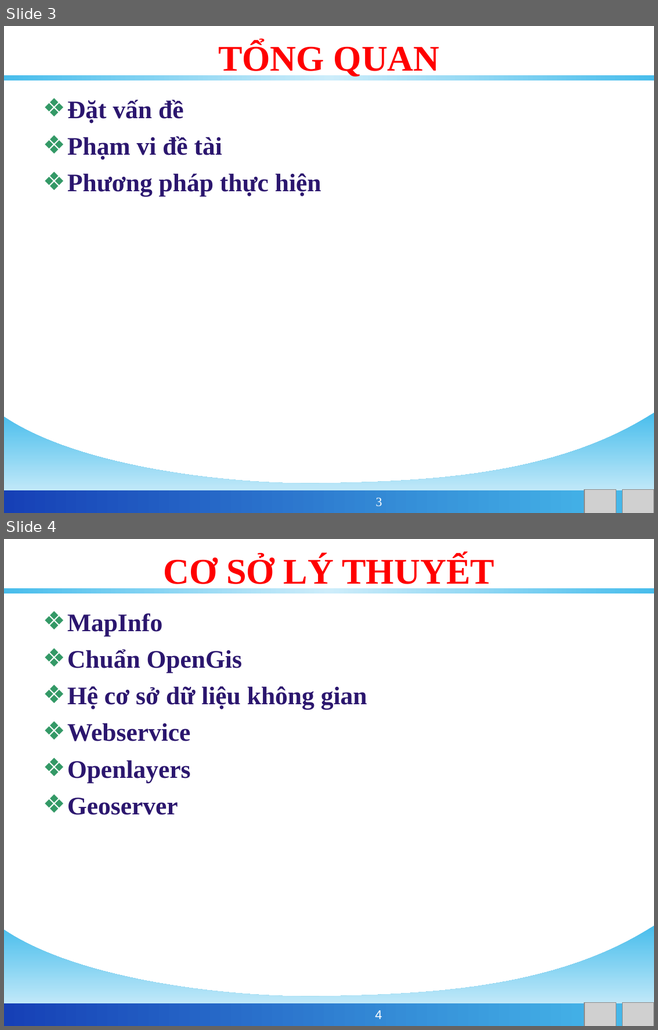
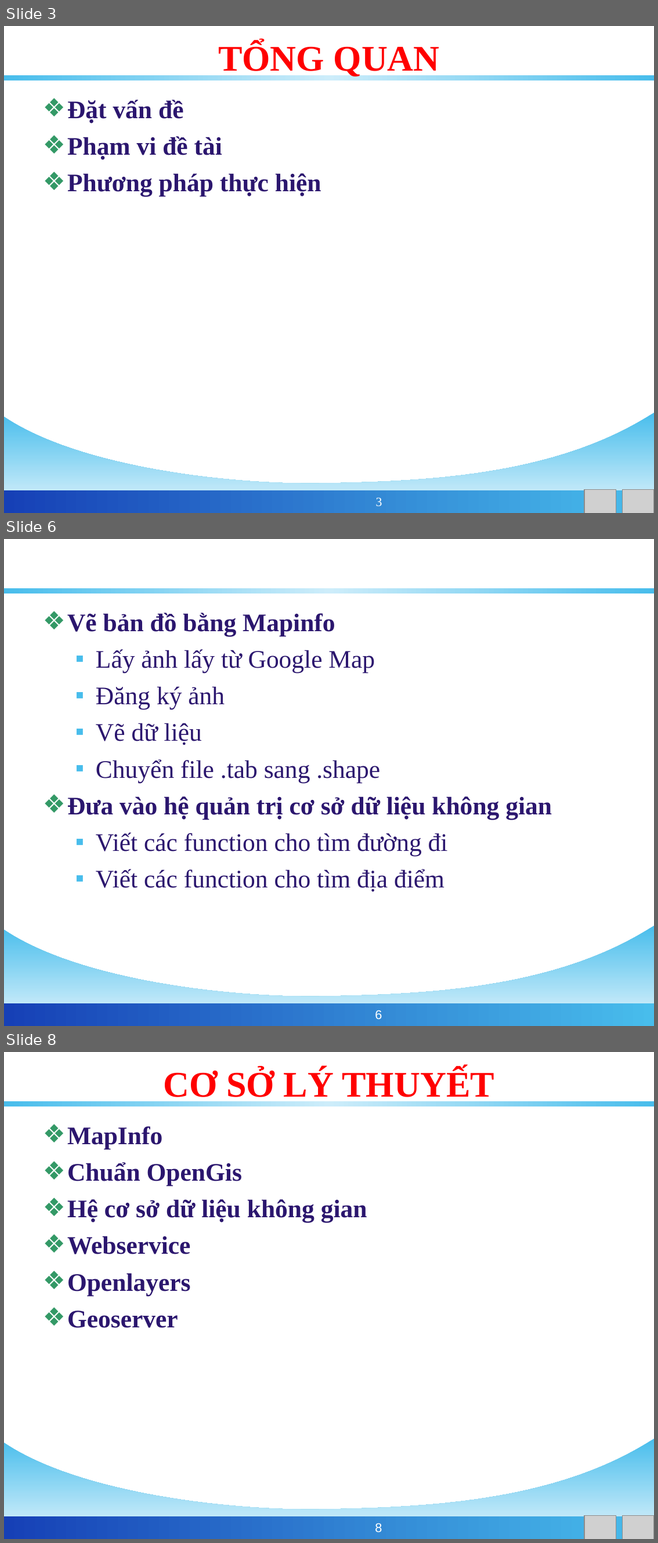
Before and after one commit to phamngsinh/cantho-webgis, a slide deck: Document/Bao Cao/BaoCaoLuanVan.ppt. Shown one above the other, each under a label of ours: slides 3 and 4 before the commit, slides 3, 6 and 8 after it; the slides between them are not shown. The pictures are 658x1030 and 658x1543 pixels, drawn with LibreOffice and Linux fonts; fonts in the diff are those of the drawing; grey boxes stand for pictures; background and template pictures are left out. Boxes give left, top, right and bottom in pixels: in the first picture for what was removed or moved away, otherwise in the second. Text is boxed around its words. In the diff, an @@ line names an element or a change of style, - is before the commit and + after.

```diff
--- a/Document/Bao Cao/BaoCaoLuanVan.ppt
+++ b/Document/Bao Cao/BaoCaoLuanVan.ppt
@@ slide 6 added at <box>4,539,654,1026</box>, background #FFFFFF; not listed: 3 template elements that a slide beside it also shows @@
@@ title added at <box>36,549,621,589</box>, 32 pt, text #FFFFFF, bold @@
+PHƯƠNG PHÁP THỰC HIỆN
@@ text added at <box>67,613,552,892</box>, 28 pt, text #2B166E @@
+❖ Vẽ bản đồ bằng Mapinfo
+  ▪ Lấy ảnh lấy từ Google Map
+  ▪ Đăng ký ảnh
+  ▪ Vẽ dữ liệu
+  ▪ Chuyển file .tab sang .shape
+❖ Đưa vào hệ quản trị cơ sở dữ liệu không gian
+  ▪ Viết các function cho tìm đường đi
+  ▪ Viết các function cho tìm địa điểm
@@ page number added at <box>375,1011,382,1019</box>, 14 pt, text #FFFFFF @@
+6
@@ what was slide 4 is now slide 8 @@
@@ page number at <box>375,1524,382,1532</box>: text changed @@
-4
+8
```
Also in this commit, not shown: 4 slides changed, 13 other slides added, 1 slide removed.
